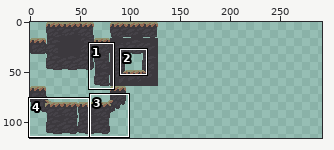
A pixel-art file gets an edit: sprites/tilesets/grass_tileset.aseprite. Above: a wide view before the commit, with the close-up outlined.
Close-up. As it was:
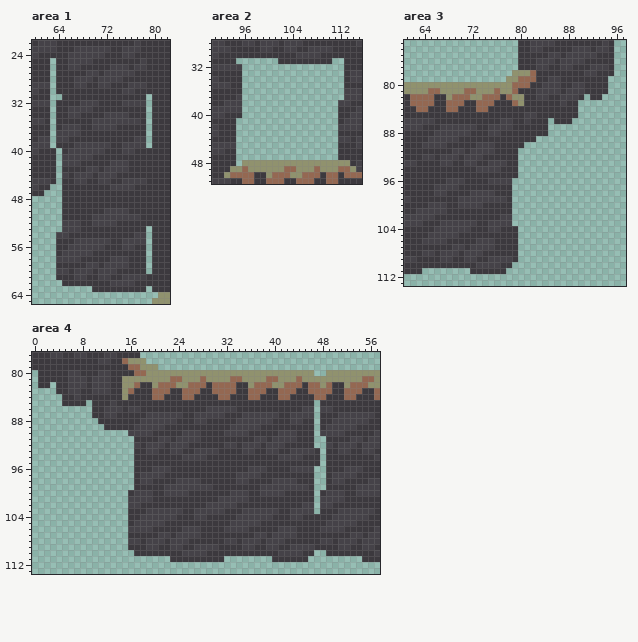
160x160 pixels, 1 frame. Shown: area 1: x 60..82, y 22..65; area 2: x 91..115, y 28..51; area 3: x 61..97, y 73..113; area 4: x 0..57, y 77..113. The old version is drawn lined up with the new one, on the new canvas. The wide view leaves out empty margins. The commit also changed other parts of the picture, which this record leaves out.
And afterwards:
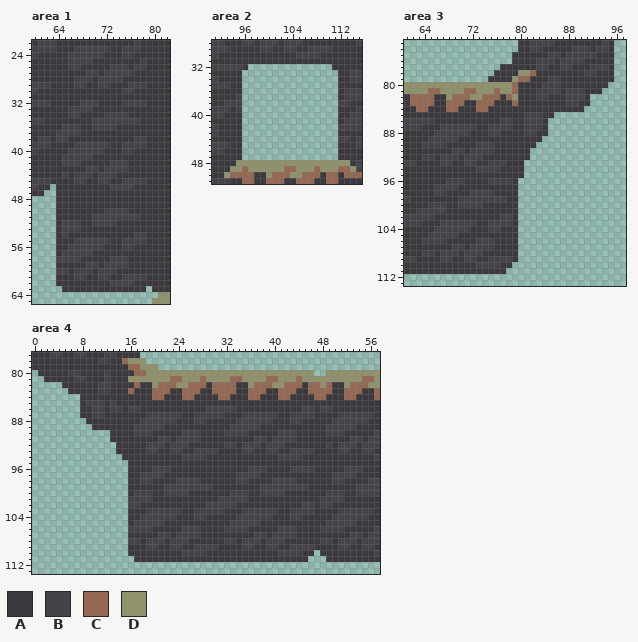
Palette (. is transparent): A #3c393e  B #454248  C #946852  D #90926e
Diff:
canvas 160x160 -> 320x160
Changed rows in their new state; - is an unchanged pixel.
Area 1:
first column x 63:
25 A----------------
26 A----------------
27 A----------------
28 A----------------
29 A----------------
30 A----------------
31 AA--------------A
32 A---------------A
33 A---------------A
34 A---------------A
35 A---------------A
36 A---------------A
37 A---------------A
38 A---------------A
39 A---------------A
40 -A---------------
41 -A---------------
42 -A---------------
43 -A---------------
44 -A---------------
45 -A---------------
46 -A---------------
47 -A---------------
48 -A---------------
49 -A---------------
50 -A---------------
51 -A---------------
52 -A---------------
53 -A--------------A
54 -A--------------A
55 ----------------A
56 ----------------A
57 ----------------A
58 ----------------A
59 ----------------A
60 ----------------A
62 -A---------------
63 --AAAAA----------
Area 2:
first column x 94:
31 -AAAAAAA---------AA
32 --A--------------AA
33 ------------------A
34 ------------------A
35 ------------------A
36 ------------------A
37 ------------------A
39 A------------------
41 -A-----------------
42 -A-----------------
43 -A-----------------
44 -A-----------------
45 AA-----------------
46 -A-----------------
47 -A-----------------
48 -D-----------------
Area 3:
first column x 75:
 75 ----A----------------
 76 ----A----------------
 77 --AAA----------------
 78 -AAAA----------------
 79 AAAA---A------------A
 80 -----AA-------AA-----
 81 -------------------.-
 82 -----A------A--BA..--
 83 -----A------ABBAA----
 84 ---------------A-----
 85 --------B--....------
 86 -------BB--...-------
 87 ------BBB------------
 88 ------BB-------------
 89 --------A------------
 90 ------AA-------------
 91 -----AA--------------
 92 -----AA--------------
 93 -----A---------------
 94 -----A---------------
 95 -----A---------------
 96 ----A----------------
 97 ----A----------------
 98 ----A----------------
 99 ----A----------------
100 ----A----------------
101 ----A----------------
102 ----A----------------
103 ----A----------------
first column x 64:
111 AAAAAAAA
Area 4:
first column x 1:
 80 ----------A-------------------------------------
 81 .----A---AA---A---------------------------------
 82 ..-.-AAA-A----AA--------------------------------
 83 ---..AA--A----A---------------------------------
 84 ----...-------A---------------------------------
 85 ----...-BBB-----------------------------------A-
 86 -------AABBA----------------------------------A-
 87 -------AABBAA---------------------------------A-
 88 --------AA------------------------------------A-
 89 ---------AA-----------------------------------A-
 90 ------------AAAA------------------------------AA
 91 ------------AAAA------------------------------AA
 92 -------------AAAA-----------------------------AA
 93 -------------AAA-------------------------------A
 94 --------------AA-------------------------------A
 95 ---------------A-------------------------------A
 96 ---------------A------------------------------AA
 97 ---------------A------------------------------AA
 98 ---------------A------------------------------AA
 99 ---------------A------------------------------AA
100 ----------------------------------------------A-
101 ----------------------------------------------A-
102 ----------------------------------------------A-
103 ----------------------------------------------A-
first column x 16:
110 A-------------------------------A------
111 -AAAAAA---------AAAAAAAA---------AAAAAA
